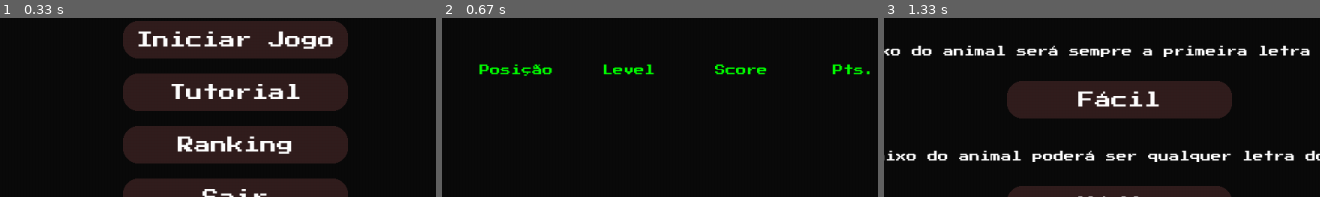
Above: before the commit, frames 1-3 (left to right).
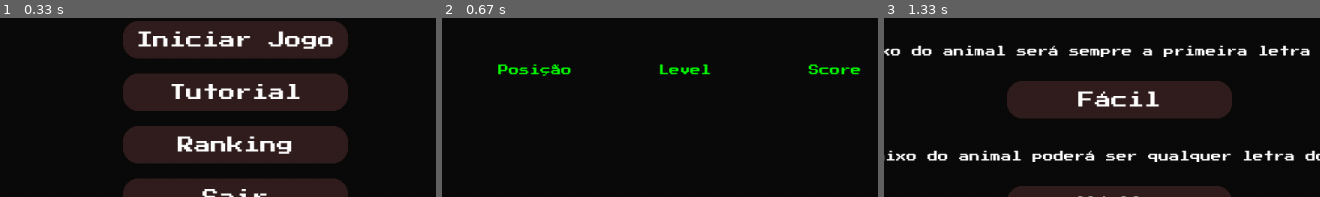
Above: after the commit, the same moments.

Repository: LucasFrts/FESO_pygame
Game: pygame game, started from main.py
The game is run twice, just before and just after one commit, with the same random seed, the same clock (stepped at 60 frames per second) and the same inputs.
Inputs (mouse positions are % of the whole screen's width and height, from its top left):
- Up to frame 1 (0.33 s): no input
- Up to frame 2 (0.67 s): click (51, 73) at 0.38 s
- Up to frame 3 (1.33 s): click "Voltar" at 0.72 s; click "Iniciar Jogo" at 1.05 s
The pictures show only the part of the screen within x 23-73%, y 39-89%; the shares and areas given below are measured in that part.

Frame 1 is identical in both runs. In frame 2, 2.5% of the frame differs, in the area x 8-99%, y 25-33%; in frame 3, nothing differs.

Commit message:
Ajuste tela de Ranking

Diff:
--- a/database/db.py
+++ b/database/db.py
@@ -14,7 +14,7 @@
 
 def get_ranking():
     cursor  = get_connection()
-    res = cursor.execute("SELECT * FROM ranking ORDER BY score DESC LIMIT 10")
+    res = cursor.execute("SELECT levels, score, finished FROM ranking ORDER BY score DESC LIMIT 10")
     data = res.fetchall()
     cursor.close()
     return data
--- a/game/screens/ranking.py
+++ b/game/screens/ranking.py
@@ -27,7 +27,8 @@
         self.setting.screen.blit(title_surface, title_rect)
 
         # Cabeçalho das colunas do ranking
-        header_text = ["Posição", "Level", "Score", "Pts."]
+
+        header_text = ["Posição", "Level", "Score"]
         header_height = 30
         y_position = 250
 
@@ -38,7 +39,7 @@
         line_height = 30
         border_radius = 5
 
-        column_width = (self.setting.screen.get_width() // len(header_text)) - 150
+        column_width = (self.setting.screen.get_width() // len(header_text)) - 200
 
         total_table_width = column_width * len(header_text)
         table_start_x = (self.setting.screen.get_width() - total_table_width) // 2
@@ -49,9 +50,8 @@
             rank = i + 1
             levels = row[0]
             score = row[1]
-            finished = row[2]
 
-            data = [str(rank), str(levels), str(score), str(finished)]
+            data = [str(rank), str(levels), str(score)]
 
             self.draw_table_row(data, y_position, line_height, column_width, border_radius, table_start_x)
 
@@ -61,7 +61,7 @@
     def draw_table_header(self, header_texts, y_position, height):
         """Função para desenhar o cabeçalho da tabela."""
         font = self.setting.fonts.small
-        column_width = (self.setting.screen.get_width() // len(header_texts)) - 150
+        column_width = (self.setting.screen.get_width() // len(header_texts)) - 200
 
         total_table_width = column_width * len(header_texts)
         table_start_x = (self.setting.screen.get_width() - total_table_width) // 2
